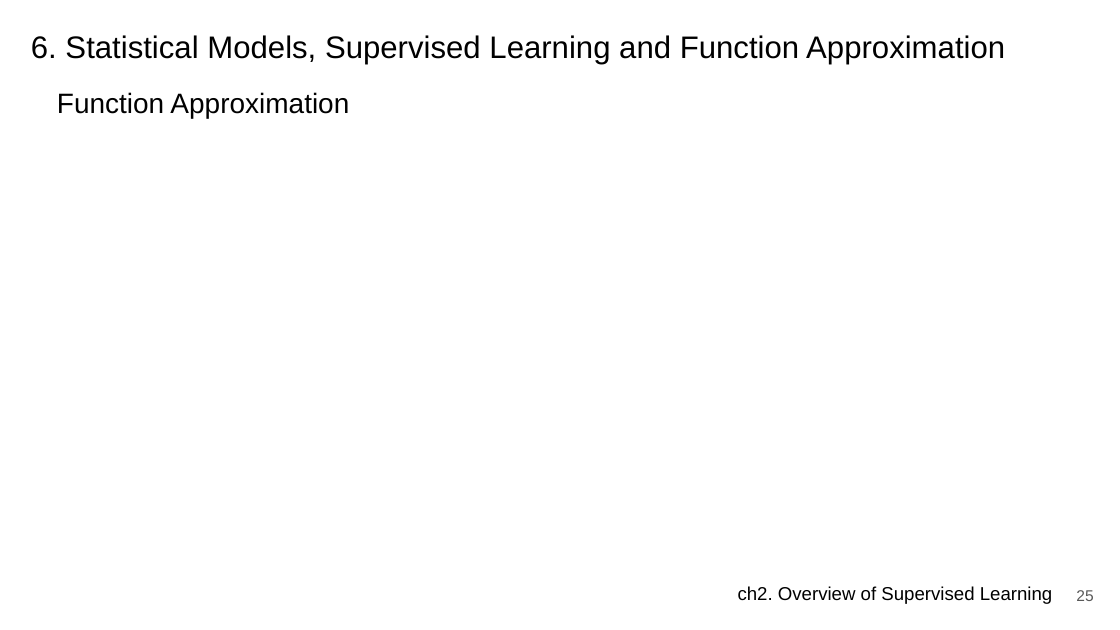
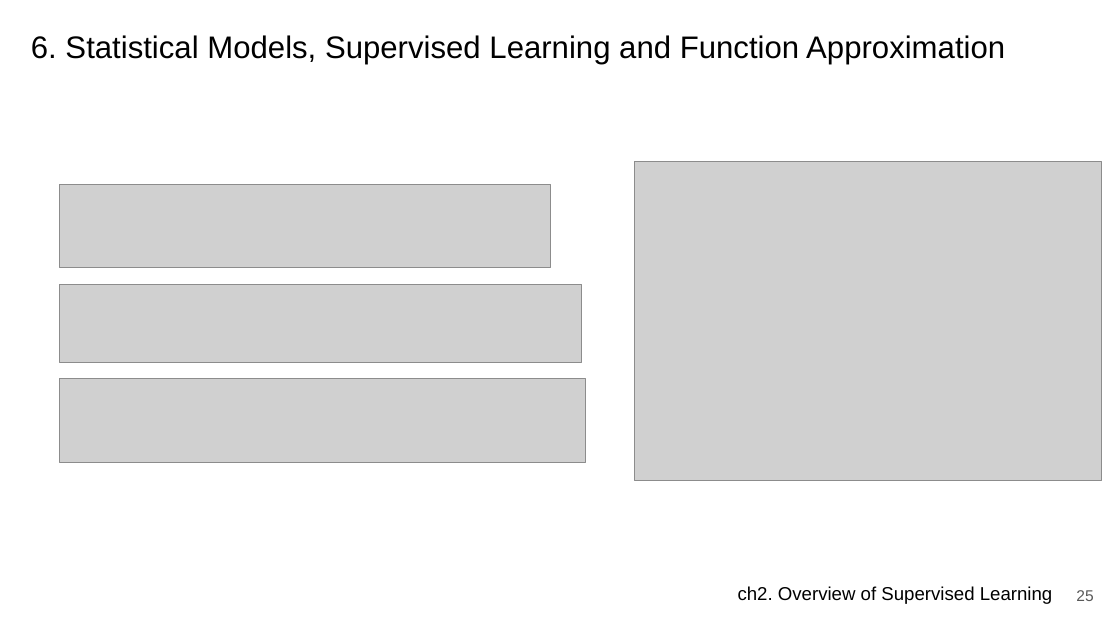
Before and after one commit to JerryKwon/ElemStatLearn-review, a slide deck: slide 25 of ch2. Supervised Learning/presentation/ch2. Overview of Supervised Learning.pptx. Drawn at 1120x630 pixels with LibreOffice and Linux fonts; fonts in the diff are those of the drawing; grey boxes stand for pictures. Boxes give left, top, right and bottom in pixels: in the first picture for what was removed or moved away, otherwise in the second. Text is boxed around its words. In the diff, an @@ line names an element or a change of style, - is before the commit and + after.

```diff
--- a/ch2. Supervised Learning/presentation/ch2. Overview of Supervised Learning.pptx
+++ b/ch2. Supervised Learning/presentation/ch2. Overview of Supervised Learning.pptx
@@ title removed at (57,92,349,118) @@
-Function Approximation
@@ picture added at (635,161,1102,480) @@
@@ picture added at (59,185,551,268) @@
@@ picture added at (59,284,581,363) @@
@@ picture added at (59,379,586,461) @@
```
Also in this commit, not shown: 8 other slides changed, 4 slides added, 4 slides removed.
